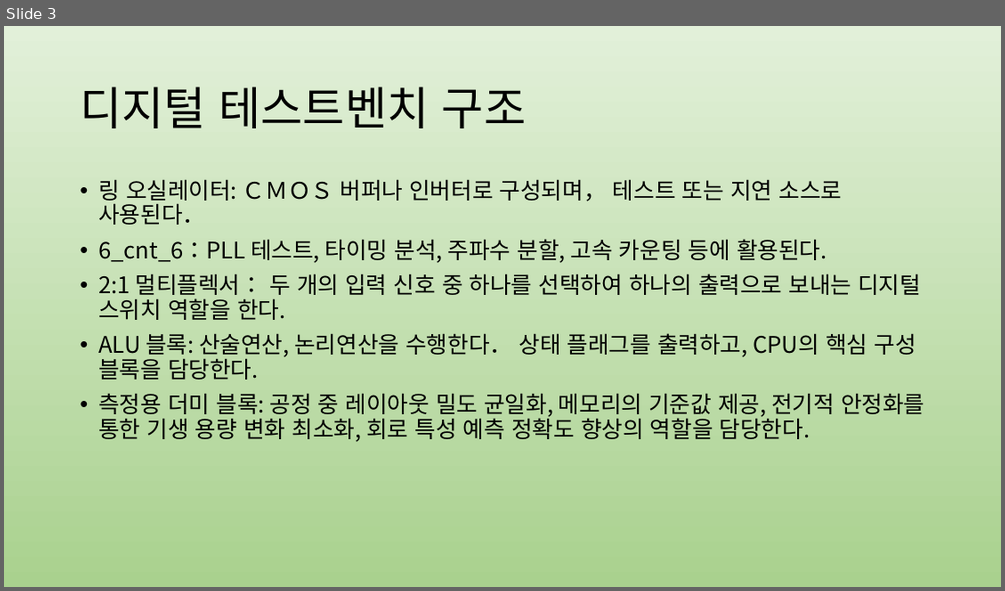
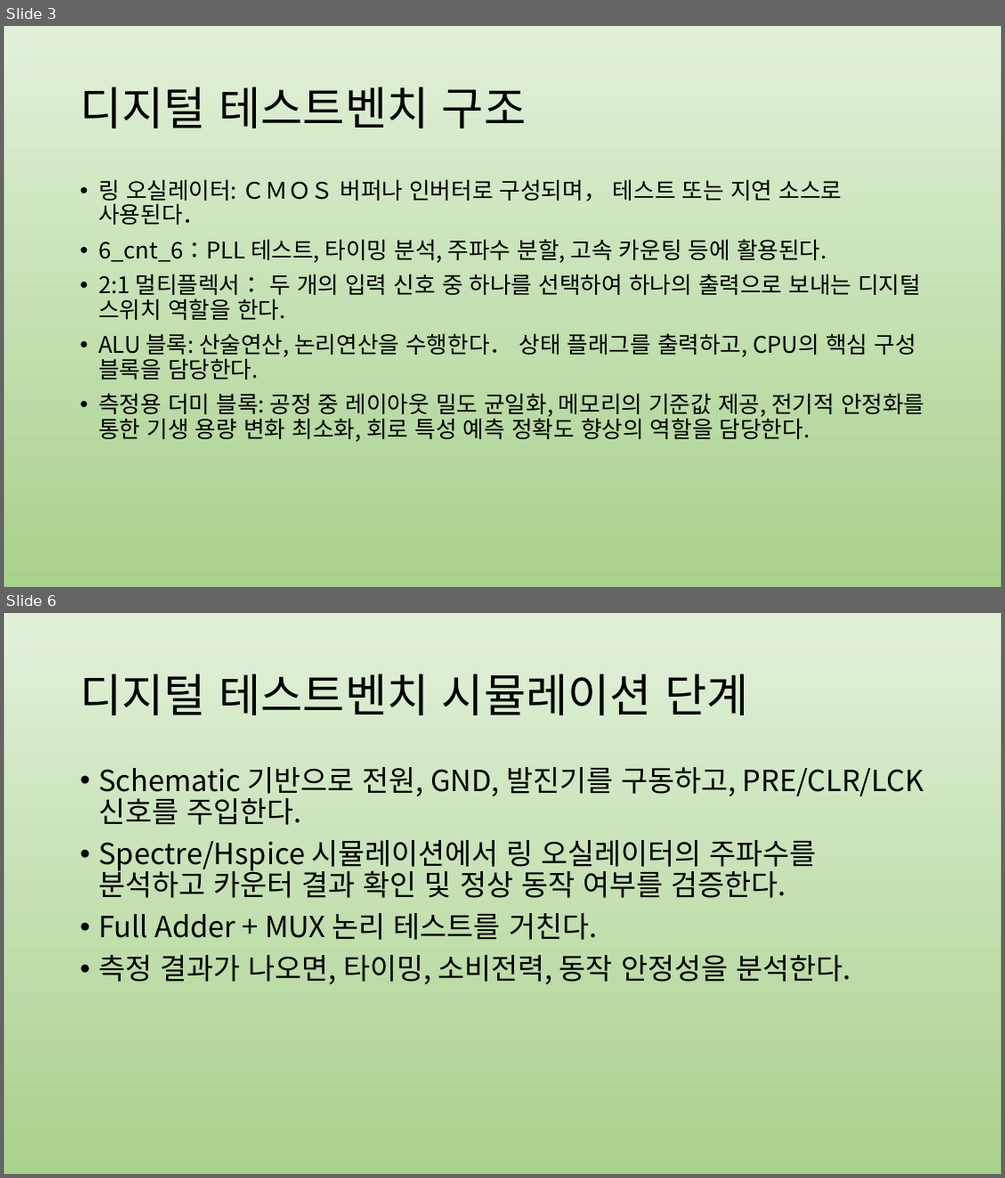
Before and after one commit to jwl1109/IOT, a slide deck: VLSI design 설계 실습/2025-06-13.pptx. Shown one above the other, each under a label of ours: slide 3 before the commit, slides 3 and 6 after it; the slides between them are not shown. The pictures are 1005x591 and 1005x1178 pixels, drawn with LibreOffice and Linux fonts; fonts in the diff are those of the drawing. Boxes give left, top, right and bottom in pixels: in the first picture for what was removed or moved away, otherwise in the second. Text is boxed around its words. In the diff, an @@ line names an element or a change of style, - is before the commit and + after.

```diff
--- a/VLSI design 설계 실습/2025-06-13.pptx
+++ b/VLSI design 설계 실습/2025-06-13.pptx
@@ slide 6 added at <box>4,613,1001,1174</box>, background gradient #E2F0D9 to #A9D18E @@
@@ title added at <box>80,674,748,715</box>, 44 pt, text #000000 @@
+디지털 테스트벤치 시뮬레이션 단계
@@ text added at <box>98,767,924,984</box>, 28 pt, text #000000 @@
+• Schematic 기반으로 전원, GND, 발진기를 구동하고, PRE/CLR/LCK 신호를 주입한다.
+• Spectre/Hspice 시뮬레이션에서 링 오실레이터의 주파수를 분석하고 카운터 결과 확인 및 정상 동작 여부를 검증한다.
+• Full Adder + MUX 논리 테스트를 거친다.
+• 측정 결과가 나오면, 타이밍, 소비전력, 동작 안정성을 분석한다.
```
Also in this commit, not shown: 2 slides changed, 1 slide removed.
